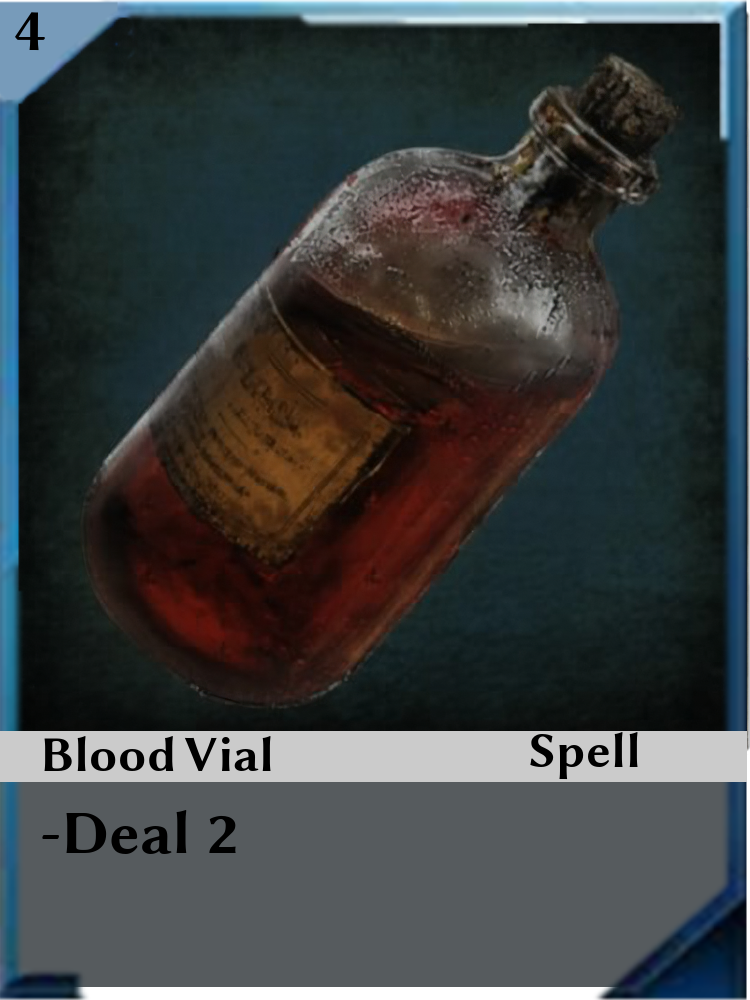
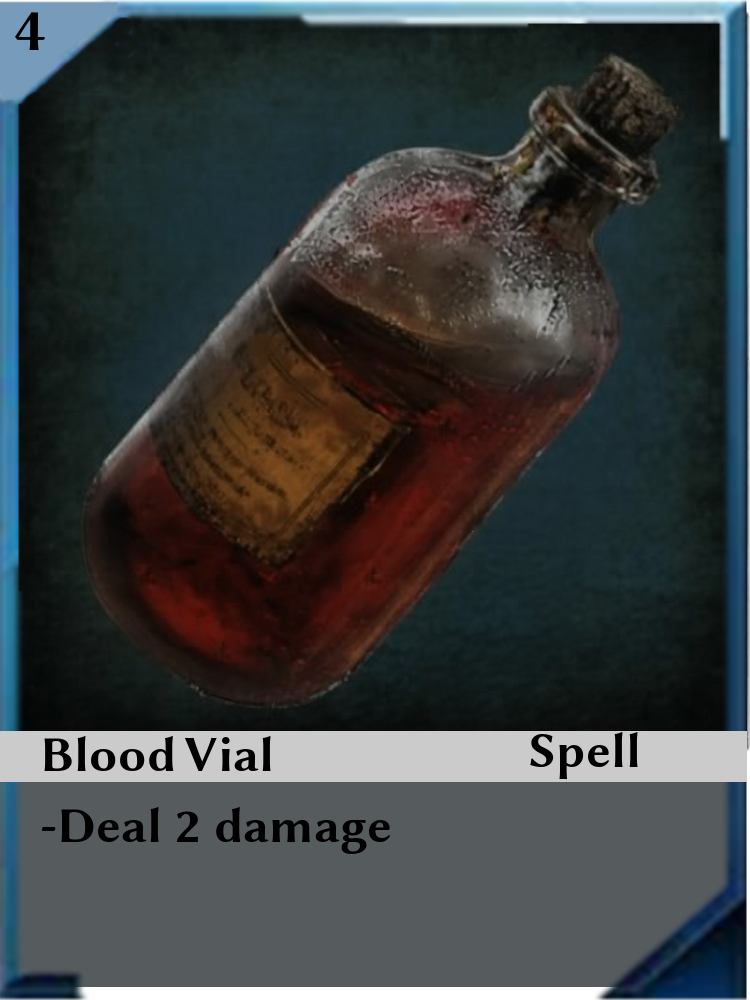
Two versions of the same layered image (750 x 1000). Layer-by-layer changes:
painted on "Abilities" over [41, 807, 390, 854]
